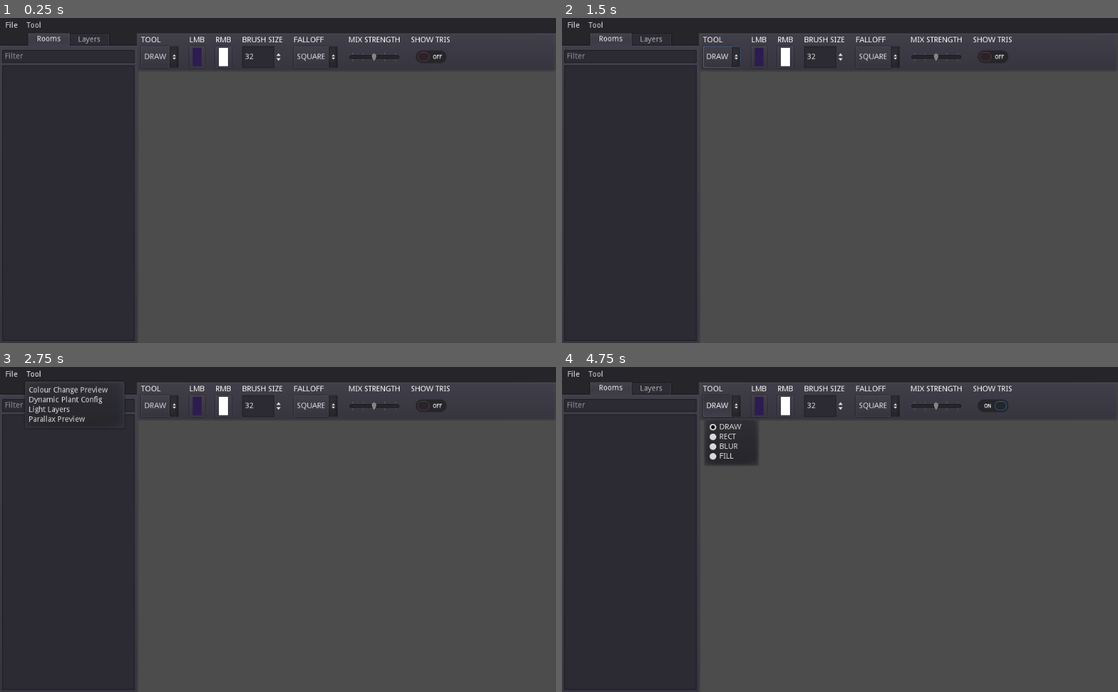
Above: before the commit, frames 1-4 (two rows, left to right).
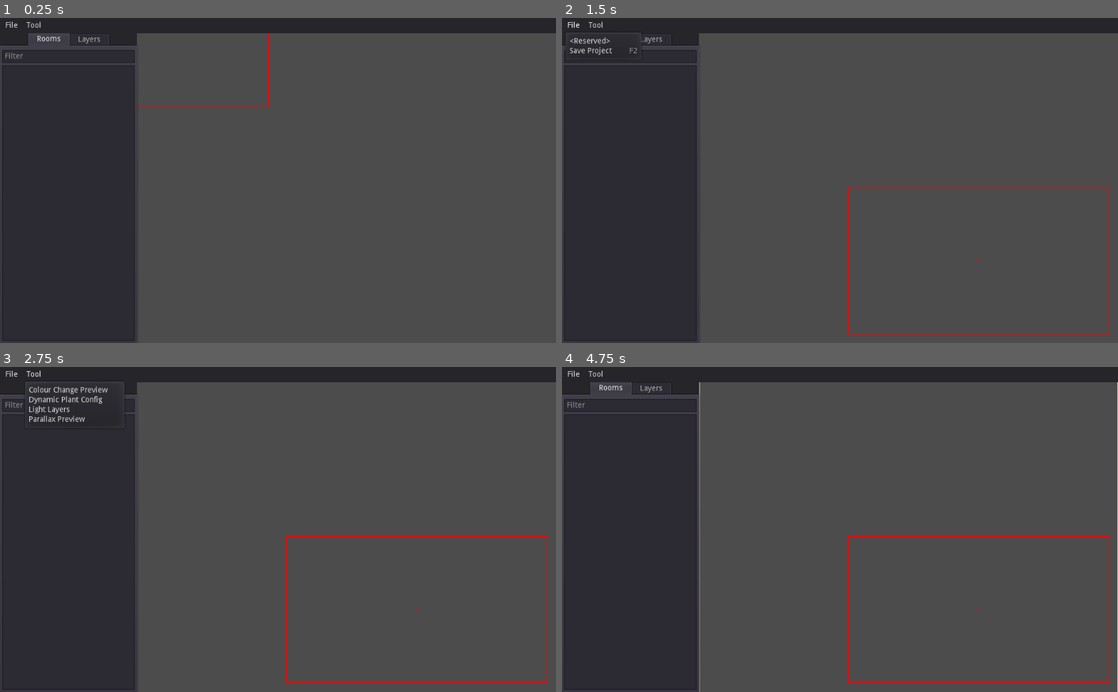
Above: after the commit, the same moments.

Repository: taedixon/vedge-godot-tool
Game: Godot game, scene res://ui/ui_main.tscn
Same seed, same stepped clock (60 frames per second), same inputs: the game is played once before the commit and once after it. The engine's default icon, where the game draws it, is replaced by a stand-in: a white triangle on a blue panel in a dark square.
Inputs (mouse positions are in pixels of both pictures, inside the frame that each line leads up to):
- Up to frame 1 (0.25 s): no input
- Up to frame 2 (1.5 s): click (723, 57) at 0.5 s, where only the run before the commit has a clickable "DRAW"; click "File" at 1.25 s
- Up to frame 3 (2.75 s): click "Tool" at 2 s
- Up to frame 4 (4.75 s): click (878, 406) at 2.75 s, where only the run before the commit has a clickable "SQUARE"; click (995, 406) at 3.52 s; click (723, 406) at 4.25 s, where only the run before the commit has a clickable "DRAW"

The runs differ from the first frame. In frame 1, 1.9% of the frame differs, in the area x 24-81%, y 4-28%; in frame 2, 2.9%; in frame 3, 2.5%; in frame 4, 4.1%, in the area x 24-100%, y 4-100%.
Error in both runs: Invalid type in function 'open' in base '_File'. Cannot convert argument 1 from Nil to String. (res://util/GmsAssetCache.gd:93)

Commit message:
pair of lax

Diff:
--- a/scenes/gms_map.gd
+++ b/scenes/gms_map.gd
@@ -13,6 +13,7 @@
 var active_layer = null
 
 var bounds = Rect2(0, 0, 0, 0)
+var camera_offset = Vector2(0, 0) setget set_camera_offset
 
 func _ready():
 	set_room_path(room_path)
@@ -114,7 +115,8 @@
 		var meta = {
 			"kind": "unknown",
 			"name": layer.name,
-			"detail": {}
+			"detail": {},
+			"parallax": {"x": 0, "y": 0},
 		}
 		match layer.resourceType:
 			"GMRInstanceLayer":
@@ -125,6 +127,7 @@
 				meta.kind = "tile"
 		layer_metadata[layer.name] = meta
 	find_light_layers(roomdata)
+	find_parallax_data(roomdata)
 
 func get_light_layers():
 	var lightlayers = []
@@ -132,6 +135,23 @@
 		if layer.kind == "light":
 			lightlayers.push_back(layer.name)
 	return lightlayers
+
+func find_parallax_data(roomdata):
+	for layer in roomdata.layers:
+		if layer.resourceType == "GMRInstanceLayer" && layer.instances:
+			for inst in layer.instances:
+				if inst.objectId.name == "o_background":
+					var data = []
+					for prop in inst.properties:
+						if prop.propertyId.name == "layers":
+							var parsed = JSON.parse(prop.value)
+							if parsed.error == OK:
+								data = parsed.result
+					for item in data:
+						var meta = layer_metadata.get(item[0])
+						if meta:
+							meta.parallax.x = float(item[1])
+							meta.parallax.y = float(item[2])
 
 func find_light_layers(roomdata):
 	for layer in roomdata.layers:
@@ -247,3 +267,10 @@
 	show_tris = show
 	if layer_editable():
 		active_layer.preview_exported_triangles = show
+
+func set_camera_offset(offset):
+	camera_offset = offset
+	for child in layers_root.get_children():
+		var meta = layer_metadata.get(child.name)
+		child.position.x = offset.x * meta.parallax.x
+		child.position.y = offset.y * meta.parallax.y
--- a/scenes/parallax_view_controller.gd
+++ b/scenes/parallax_view_controller.gd
@@ -34,6 +34,7 @@
 		var margin = 16
 		map.position.x = clamp(map.position.x, -bound_begin.x + margin, -bound_end.x + rect_size.x - margin)
 		map.position.y = clamp(map.position.y, -bound_begin.y + margin, -bound_end.y + rect_size.y - margin)
+		map.camera_offset = bound_begin
 		update()
 
 func _draw():
--- a/ui/ui_main.tscn
+++ b/ui/ui_main.tscn
@@ -2,13 +2,14 @@
 
 [ext_resource path="res://ui/project_select.tscn" type="PackedScene" id=1]
 [ext_resource path="res://ui/ui_main.gd" type="Script" id=2]
-[ext_resource path="res://scenes/light_editor.tscn" type="PackedScene" id=3]
+[ext_resource path="res://scenes/parallax_preview.tscn" type="PackedScene" id=3]
 
 [node name="ui_main" type="Control"]
 anchor_right = 1.0
 anchor_bottom = 1.0
 script = ExtResource( 2 )
 __meta__ = {
+"_edit_lock_": true,
 "_edit_use_anchors_": false
 }
 
@@ -20,15 +21,17 @@
 margin_top = 27.0
 rect_clip_content = true
 __meta__ = {
+"_edit_lock_": true,
 "_edit_use_anchors_": false
 }
 
-[node name="light_editor" parent="active_scene" instance=ExtResource( 3 )]
+[node name="parallax_preview" parent="active_scene" instance=ExtResource( 3 )]
 
 [node name="menu_bar" type="Panel" parent="."]
 anchor_right = 1.0
 margin_bottom = 28.0
 __meta__ = {
+"_edit_lock_": true,
 "_edit_use_anchors_": false
 }
 
@@ -38,12 +41,16 @@
 margin_right = 4.0
 margin_bottom = 4.0
 __meta__ = {
+"_edit_lock_": true,
 "_edit_use_anchors_": false
 }
 
 [node name="HBoxContainer" type="HBoxContainer" parent="menu_bar/MarginContainer"]
 margin_right = 78.0
 margin_bottom = 20.0
+__meta__ = {
+"_edit_lock_": true
+}
 
 [node name="menu_file" type="MenuButton" parent="menu_bar/MarginContainer/HBoxContainer"]
 margin_right = 35.0
@@ -51,6 +58,9 @@
 text = "File"
 items = [ "<Reserved>", null, 0, false, false, 0, 0, null, "", false, "Save Project", null, 0, false, false, 1, 0, null, "", false ]
 switch_on_hover = true
+__meta__ = {
+"_edit_lock_": true
+}
 
 [node name="menu_tool" type="MenuButton" parent="menu_bar/MarginContainer/HBoxContainer"]
 margin_left = 39.0
@@ -59,3 +69,6 @@
 text = "Tool"
 items = [ "Colour Change Preview", null, 0, false, false, 0, 0, null, "", false, "Dynamic Plant Config", null, 0, false, false, 1, 0, null, "", false, "Light Layers", null, 0, false, false, 2, 0, null, "", false, "Parallax Preview", null, 0, false, false, 3, 0, null, "", false ]
 switch_on_hover = true
+__meta__ = {
+"_edit_lock_": true
+}
